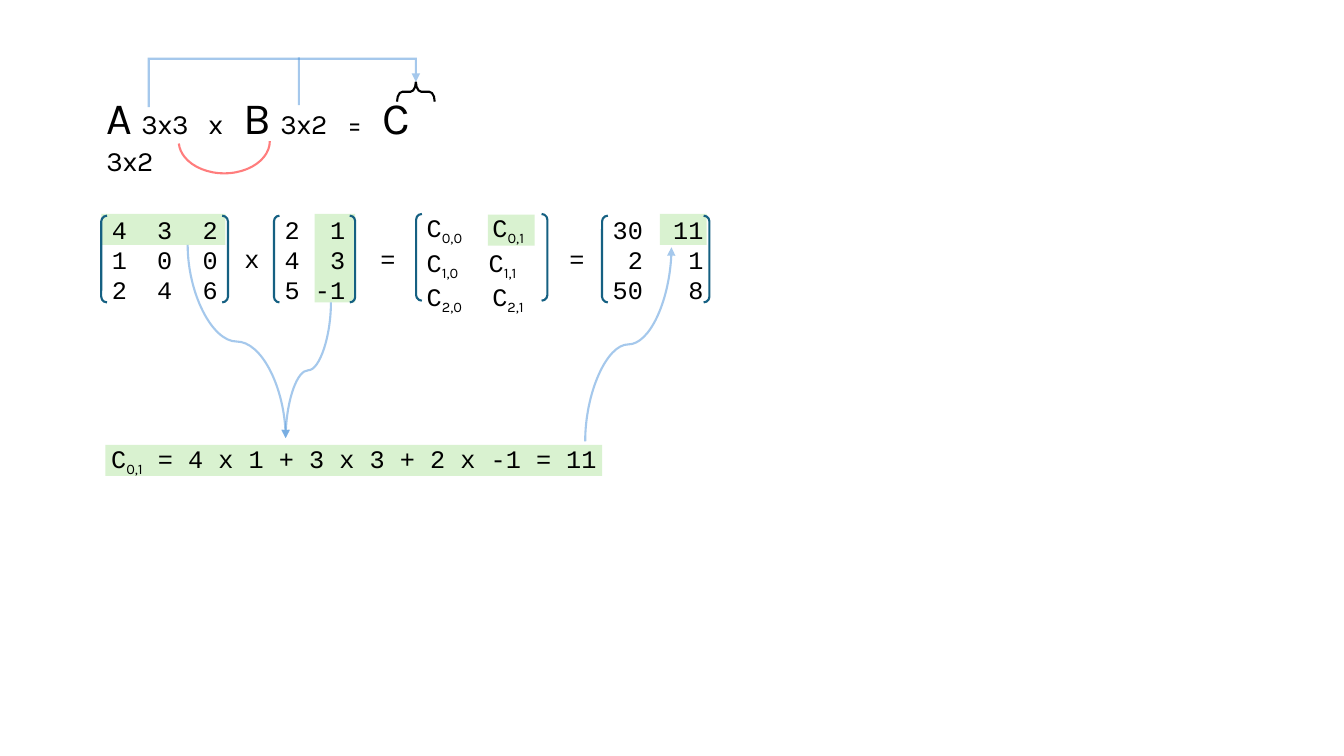
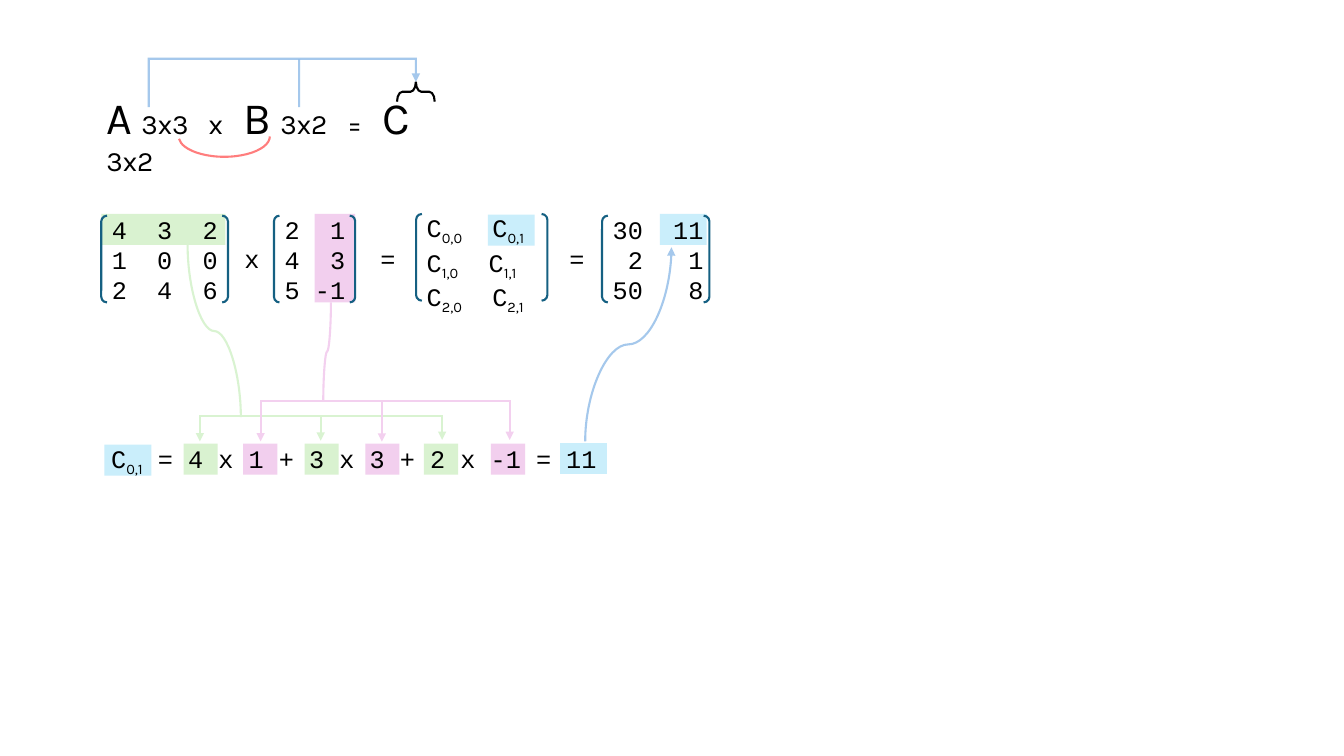
Before and after one commit to klippero/curso-programacion-dev, a slide deck: slide 1 of retos/matrices/23.3.mul0/mul.pptx. Drawn at 1344x756 pixels with LibreOffice and Linux fonts; fonts in the diff are those of the drawing. Boxes give left, top, right and bottom in pixels: in the first picture for what was removed or moved away, otherwise in the second. Text is boxed around its words. In the diff, an @@ line names an element or a change of style, - is before the commit and + after.

```diff
--- a/retos/matrices/23.3.mul0/mul.pptx
+++ b/retos/matrices/23.3.mul0/mul.pptx
@@ elbow line (299, 107) - (299, 59): route changed @@
@@ arc (boxed as its full ellipse): place and size @@
-arc (boxed as its full ellipse) at <box>178,109,269,173</box>
+arc (boxed as its full ellipse) at <box>178,116,269,156</box>
@@ rectangle at <box>315,214,355,302</box>: fill #D9F2D0 to #F2CFEE @@
@@ rectangle at <box>488,215,534,246</box>: fill #D9F2D0 to #CAEEFB @@
@@ rectangle at <box>660,214,707,245</box>: fill #D9F2D0 to #CAEEFB @@
@@ curved arrow moved from (188, 245) - (285, 439) to (188, 245) - (241, 417) @@
@@ curved arrow (188, 245) - (241, 417): curved arrow to curved line; stroke #4F95DA 1.5 pt to #D9F3D1 1.5 pt @@
@@ curved arrow moved from (331, 302) - (285, 439) to (331, 302) - (324, 400) @@
@@ curved arrow (331, 302) - (324, 400): curved arrow to curved line; stroke #4F95DA 1.5 pt to #F3D0EF 1.5 pt @@
@@ elbow double arrow added from (200, 442) to (443, 441), #D9F3D1 1.5 pt @@
@@ elbow double arrow added from (261, 442) to (510, 441), #F3D0EF 1.5 pt @@
@@ elbow arrow added from (321, 417) to (321, 441), #D9F3D1 1.5 pt @@
@@ elbow arrow added from (382, 401) to (382, 442), #F3D0EF 1.5 pt @@
@@ rectangle added at <box>105,445,151,476</box>, fill #CAEEFB @@
@@ rectangle added at <box>184,444,218,475</box>, fill #D9F2D0 @@
@@ rectangle added at <box>243,444,277,475</box>, fill #F2CFEE @@
@@ rectangle: place and size @@
-rectangle at <box>106,445,603,476</box>
+rectangle at <box>304,444,339,475</box>
@@ rectangle added at <box>365,444,399,475</box>, fill #F2CFEE @@
@@ rectangle added at <box>424,444,459,475</box>, fill #D9F2D0 @@
@@ rectangle added at <box>491,444,525,475</box>, fill #F2CFEE @@
@@ rectangle added at <box>561,444,607,475</box>, fill #CAEEFB @@
```
Also in this commit, not shown: 1 other file.
